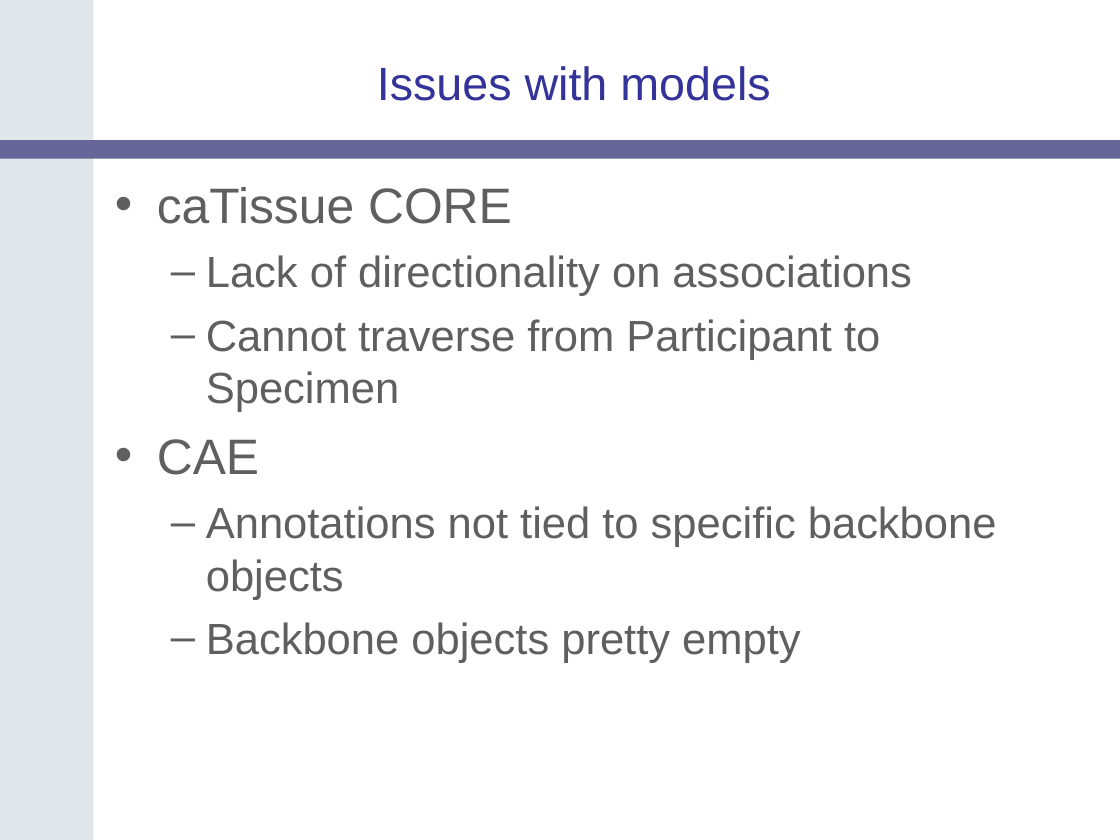
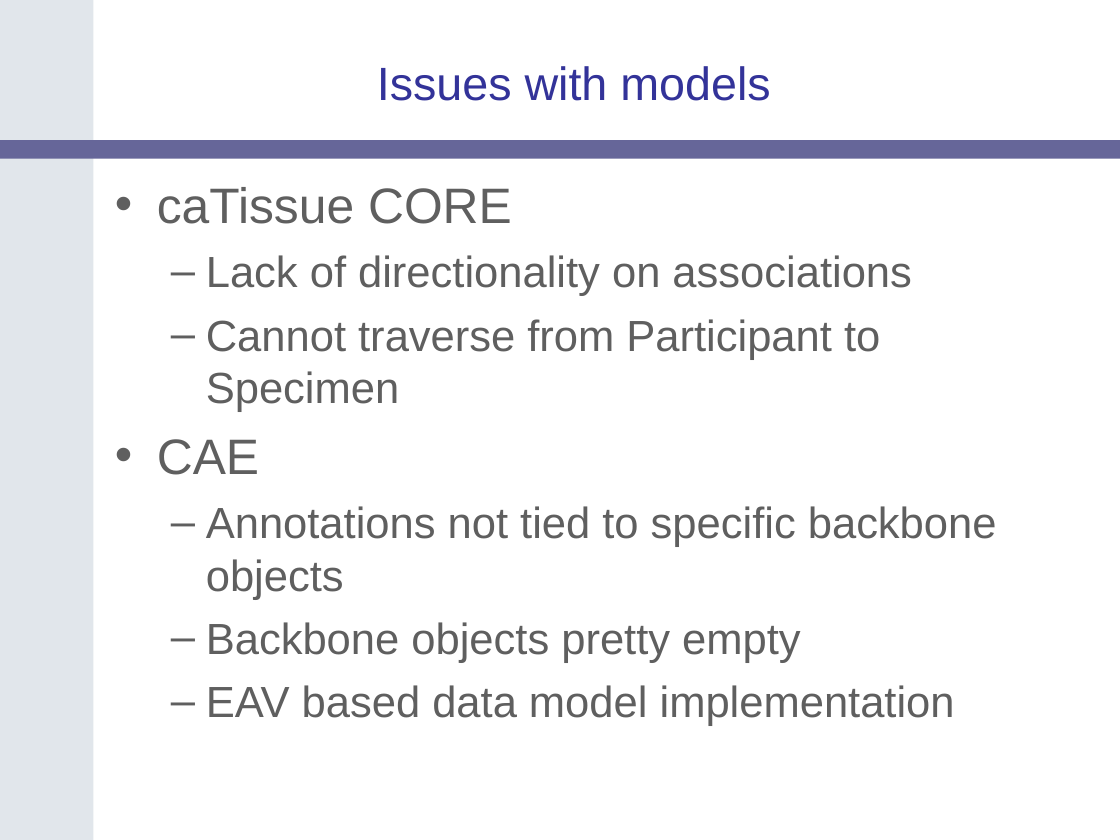
Before and after one commit to NCIP/catrip, a slide deck: slide 19 of catrip/documentation/presentations/catrip_alpha_demo_2006_08_11/catrip_alpha_demo_2006_08_11.ppt (slide 17 before the commit). Drawn at 1120x840 pixels with LibreOffice and Linux fonts; fonts in the diff are those of the drawing; background and template pictures are left out. Boxes give left, top, right and bottom in pixels: in the first picture for what was removed or moved away, otherwise in the second. Text is boxed around its words. In the diff, an @@ line names an element or a change of style, - is before the commit and + after.

```diff
--- a/catrip/documentation/presentations/catrip_alpha_demo_2006_08_11/catrip_alpha_demo_2006_08_11.ppt
+++ b/catrip/documentation/presentations/catrip_alpha_demo_2006_08_11/catrip_alpha_demo_2006_08_11.ppt
@@ text at <box>206,685,955,726</box>: paragraph added @@
+  – EAV based data model implementation
```
Also in this commit, not shown: 8 other slides changed, 4 slides added, 2 slides removed.
